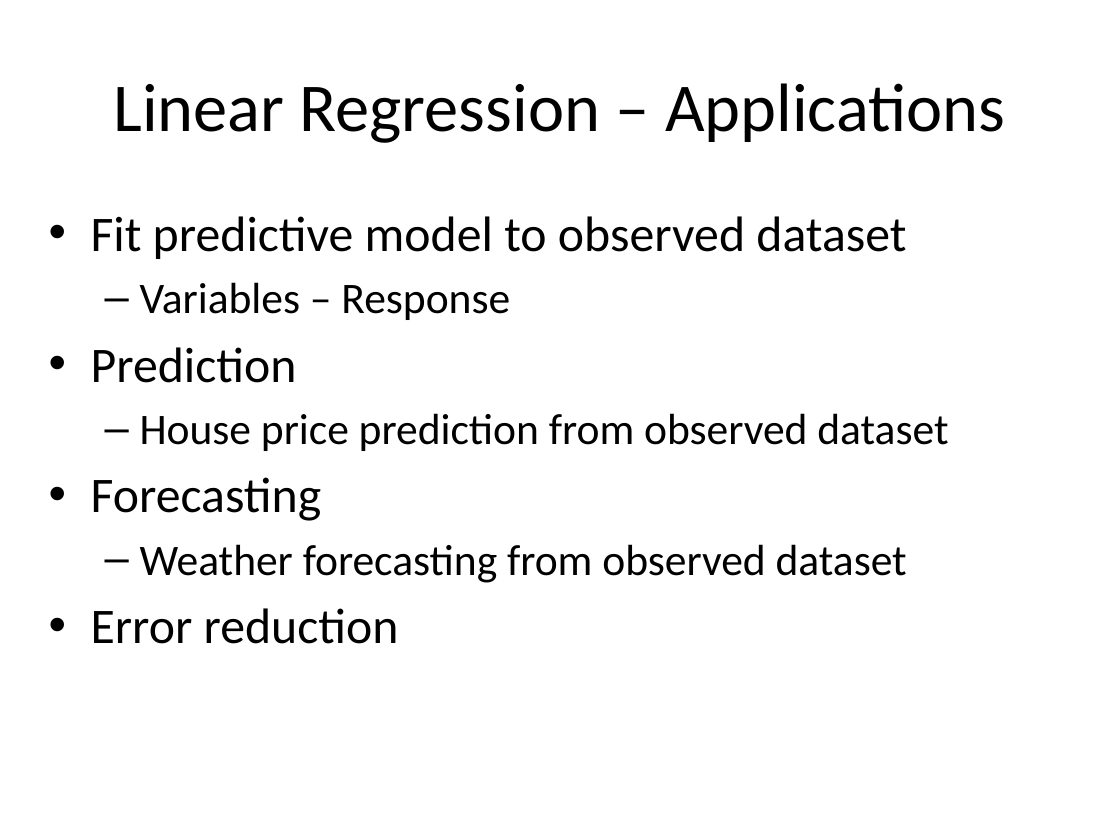
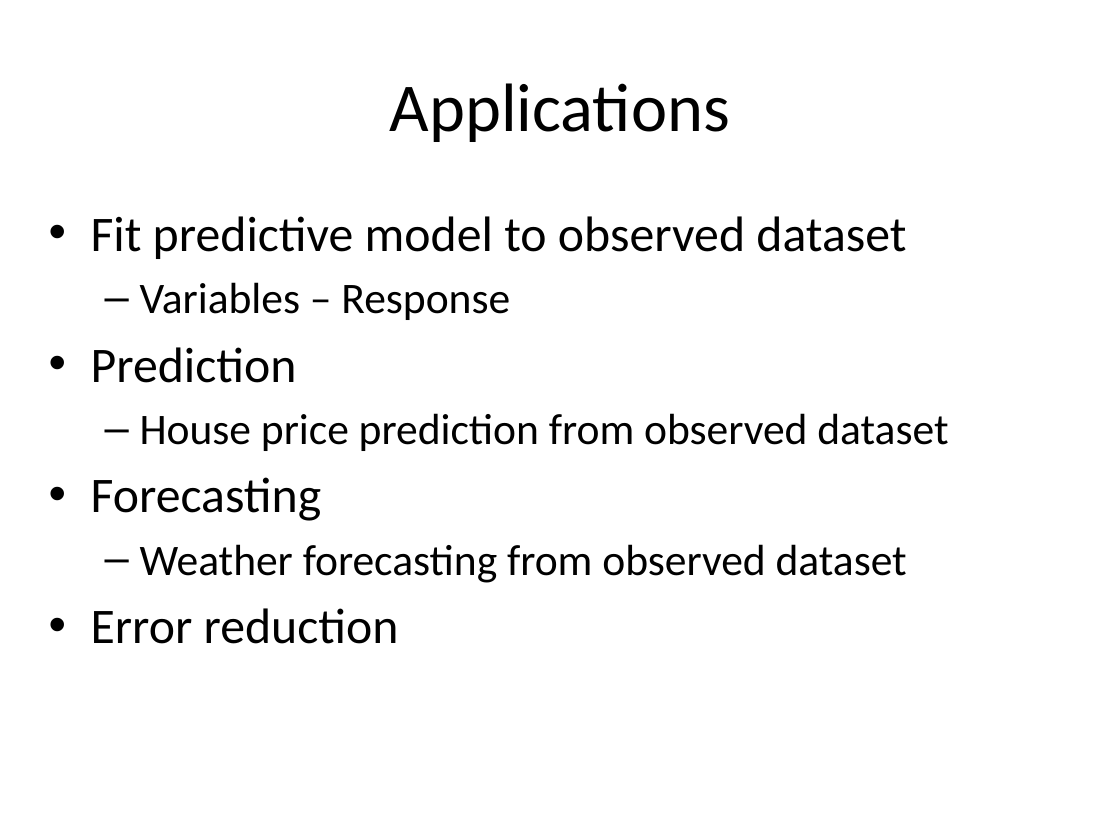
Before and after one commit to look4pritam/ArtificialIntelligence, a slide deck: slide 16 of MachineLearning/LinearRegression/LinearRegression.pptx (slide 8 before the commit). Drawn at 1120x840 pixels with LibreOffice and Linux fonts; fonts in the diff are those of the drawing. Boxes give left, top, right and bottom in pixels: in the first picture for what was removed or moved away, otherwise in the second. Text is boxed around its words. In the diff, an @@ line names an element or a change of style, - is before the commit and + after.

```diff
--- a/MachineLearning/LinearRegression/LinearRegression.pptx
+++ b/MachineLearning/LinearRegression/LinearRegression.pptx
@@ title at [390, 83, 730, 142]: text changed @@
-Linear Regression – Applications
+Applications
```
Also in this commit, not shown: 2 other slides changed, 1 slide added.
